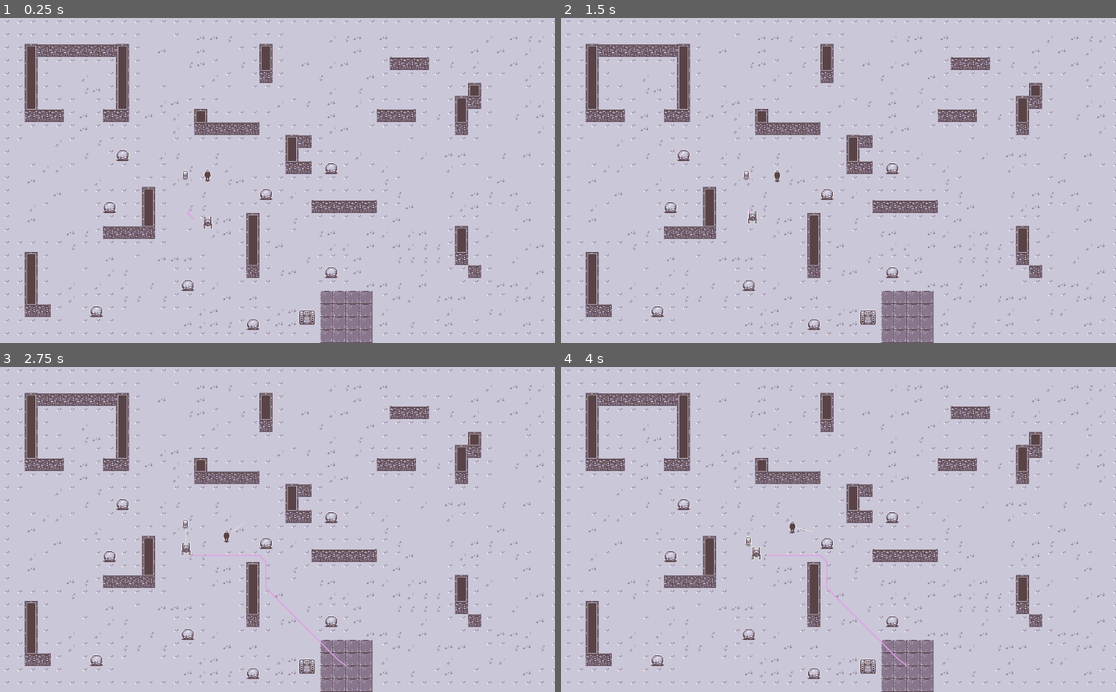
Above: before the commit, frames 1-4 (two rows, left to right).
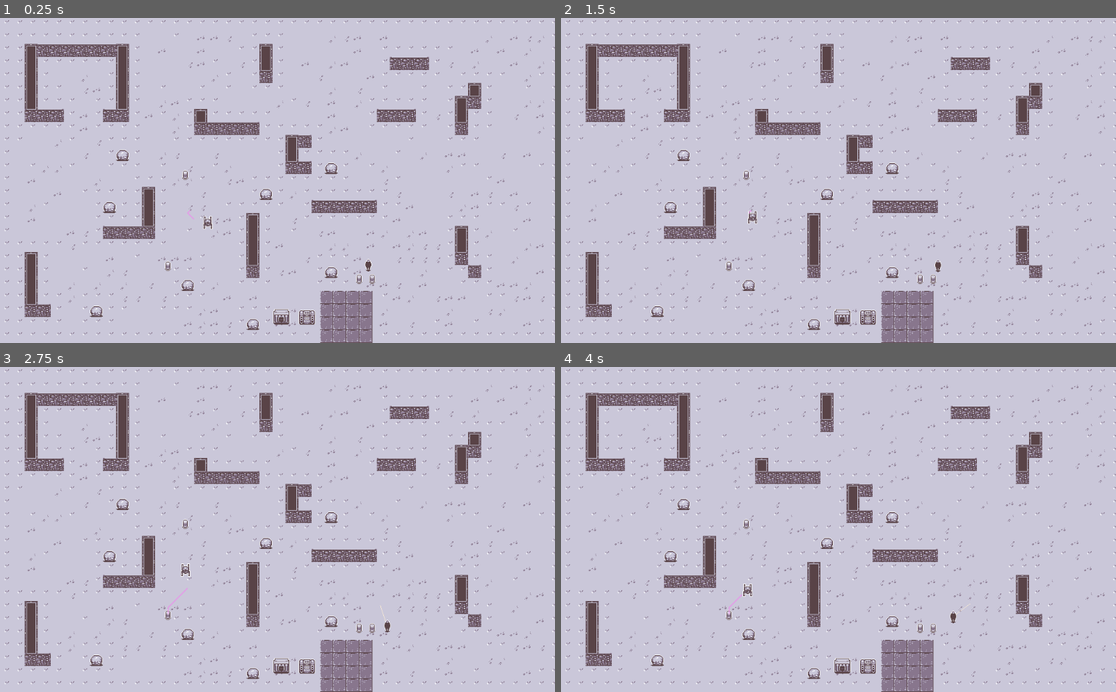
Above: after the commit, the same moments.

Repository: Fris0uman/Symbiotic_scavenger
Game: Godot game, scene res://assets/Scenes/World.tscn
Same seed, same stepped clock (60 frames per second), same inputs: the game is played once before the commit and once after it.
Inputs (mouse positions are in pixels of both pictures, inside the frame that each line leads up to):
- Up to frame 1 (0.25 s): no input
- Up to frame 2 (1.5 s): move the mouse to (960, 164) at 0.52 s; hold D (move_right) 0.53-1.28 s; hold E (grab) 0.53-1.28 s; move the mouse to (727, 196) at 1.27 s; hold S (move_down) from 1.28 s (still down); click (727, 196) at 1.35 s
- Up to frame 3 (2.75 s): move the mouse to (333, 458) at 2.02 s; release S (move_down) at 2.03 s; hold D (move_right) from 2.03 s (still down); hold E (grab) from 2.03 s (still down)
- Up to frame 4 (4 s): move the mouse to (810, 594) at 2.77 s; release D (move_right) at 2.78 s; release E (grab) at 2.78 s; hold Up (move_up) 2.78-3.53 s; click (810, 594) at 2.85 s; move the mouse to (1005, 578) at 3.52 s; hold A (move_left) from 3.53 s (still down); hold E (grab) from 3.53 s (still down)

The runs differ from the first frame. In frame 1, 0.2% of the frame differs, in the area x 29-68%, y 46-95%; in frame 2, 0.2%; in frame 3, 0.5%; in frame 4, 0.5%, in the area x 29-74%, y 46-95%.

Commit message:
AI core can spawn more robots

Diff:
--- a/assets/Scenes/AI_core.tscn
+++ b/assets/Scenes/AI_core.tscn
@@ -1,14 +1,18 @@
-[gd_scene load_steps=6 format=2]
+[gd_scene load_steps=8 format=2]
 
 [ext_resource path="res://assets/cdda_sprites/f_machinery_heavy_season_winter.png" type="Texture" id=1]
 [ext_resource path="res://assets/cdda_sprites/t_thconc_floor_season_winter.png" type="Texture" id=2]
 [ext_resource path="res://src/AI_core.gd" type="Script" id=3]
+[ext_resource path="res://assets/cdda_sprites/f_machinery_light_season_winter.png" type="Texture" id=4]
 
 [sub_resource type="RectangleShape2D" id=1]
 extents = Vector2( 15.5, 13.125 )
 
 [sub_resource type="RectangleShape2D" id=2]
 extents = Vector2( 48, 48 )
+
+[sub_resource type="RectangleShape2D" id=3]
+extents = Vector2( 15.5, 13 )
 
 [node name="AI_core" type="RigidBody2D" groups=["Core"]]
 mode = 1
@@ -33,4 +37,14 @@
 [node name="CollisionShape2D" type="CollisionShape2D" parent="Ressource_depot"]
 shape = SubResource( 2 )
 
+[node name="Spawner" type="Area2D" parent="."]
+position = Vector2( -48, 0 )
+
+[node name="Sprite" type="Sprite" parent="Spawner"]
+texture = ExtResource( 4 )
+
+[node name="CollisionShape2D" type="CollisionShape2D" parent="Spawner"]
+position = Vector2( 0.5, -2 )
+shape = SubResource( 3 )
+
 [connection signal="body_entered" from="Ressource_depot" to="." method="_on_Ressource_depot_body_entered"]
--- a/assets/Scenes/World.tscn
+++ b/assets/Scenes/World.tscn
@@ -295,13 +295,22 @@
 tile_data = PoolIntArray( 0, 1, 1, 1, 1, 1, 2, 1, 1, 3, 1, 1, 4, 1, 1, 5, 1, 1, 6, 1, 1, 7, 1, 1, 8, 1, 1, 9, 1, 1, 10, …(15816 unchanged characters)…
 
 [node name="Player" parent="." instance=ExtResource( 1 )]
-position = Vector2( 384, 290 )
+position = Vector2( 680, 456 )
 
 [node name="Object" parent="." instance=ExtResource( 2 )]
 position = Vector2( 344, 288 )
 
+[node name="Body" parent="." instance=ExtResource( 2 )]
+position = Vector2( 312, 456 )
+
 [node name="Robot" parent="." instance=ExtResource( 4 )]
 position = Vector2( 386, 378 )
 
 [node name="AI_core" parent="." instance=ExtResource( 6 )]
 position = Vector2( 568, 552 )
+
+[node name="Body2" parent="." instance=ExtResource( 2 )]
+position = Vector2( 664, 480 )
+
+[node name="Body3" parent="." instance=ExtResource( 2 )]
+position = Vector2( 688, 480 )
--- a/src/AI_core.gd
+++ b/src/AI_core.gd
@@ -1,12 +1,21 @@
-extends RigidBody2D
+extends Body
 
 var _ressources: Array
 
+var robot_template:= preload("res://assets/Scenes/Robot.tscn")
+
 onready var depot:= $Ressource_depot
+onready var spawner:= $Spawner
+
+onready var world:= get_parent()
 onready var map:= get_node("../Navigation2D/TileMap")
 
 func _ready() -> void:
 	place_depot()
+
+func _process(_delta: float) -> void:
+	if _ressources.size() >=2:
+		make_new_bot()
 
 func place_depot()->void:
 	# Clear all cells under the depot
@@ -33,4 +42,16 @@
 		#Disable collision with Actors
 		body.set_collision_layer_bit(0,false)
 		body.set_collision_mask_bit(0,false)
+
 		body.set_modulate(Color.dimgray)
+
+		_ressources.append(body)
+
+func make_new_bot()->void:
+	var new_robot = robot_template.instance()
+	new_robot.position = spawner.global_position
+	print(new_robot.position)
+	world.add_child(new_robot)
+
+	_ressources.front().queue_free()
+	_ressources.pop_front()
Binary file changed: assets/cdda_sprites/f_machinery_light_season_winter.png
